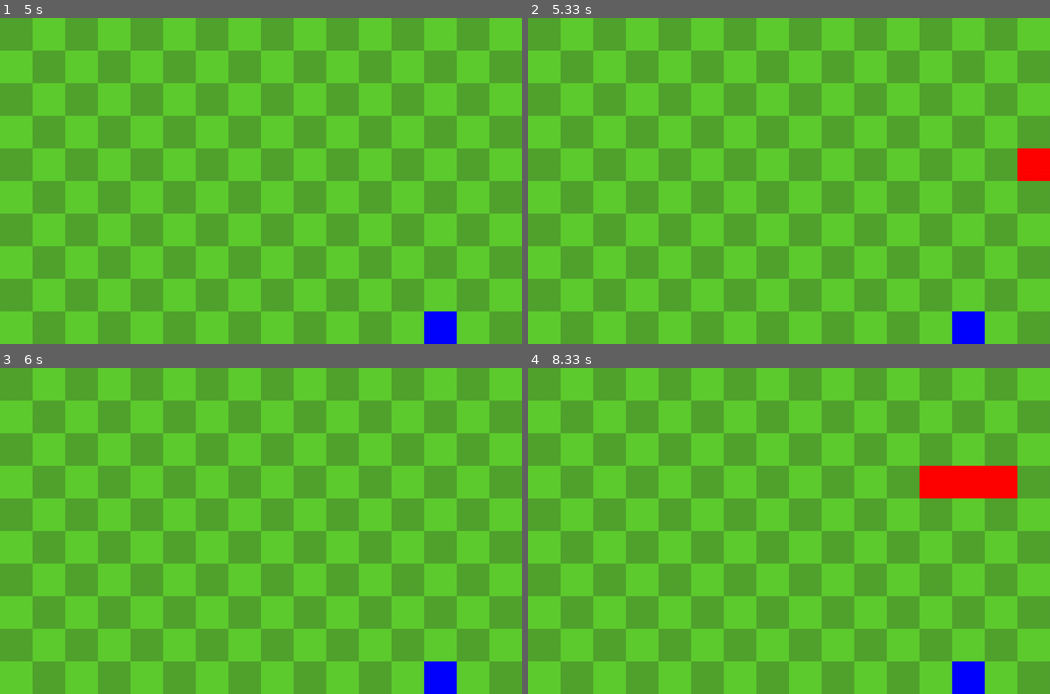
Above: before the commit, frames 1-4 (two rows, left to right).
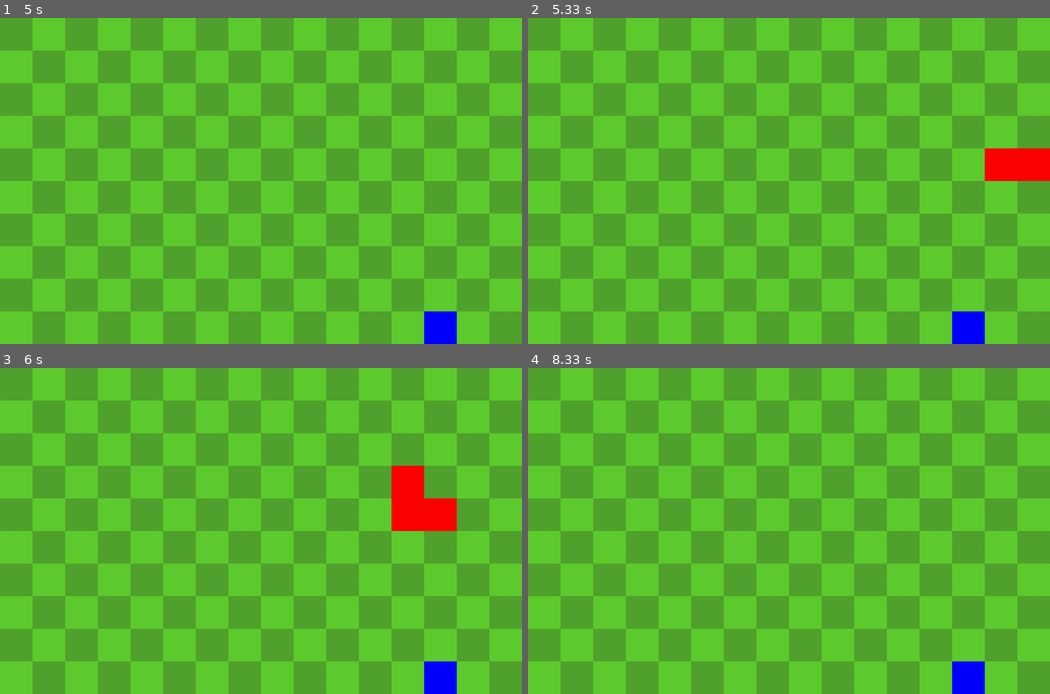
Above: after the commit, the same moments.

Repository: KizzleMcBizzle/Snake-pygame
Game: pygame game, started from code/main.py
Two runs of this game, one before a commit and one after it. Both use one fixed random seed, a clock stepped at 60 frames per second and the inputs below.
Inputs:
- Up to frame 1 (5 s): hold Right 0.33-0.8 s; hold Up 0.83-1.3 s; hold Right 1.33-1.8 s; hold Down 2.4-2.7 s; hold Left 2.73-3.13 s; hold Up 3.17-3.53 s; hold Right 3.57-4.2 s; hold Down 4.23-4.6 s; hold Left from 4.63 s (still down)
- Up to frame 2 (5.33 s): release Left at 5.1 s; hold Right from 5.13 s (still down)
- Up to frame 3 (6 s): release Right at 5.6 s; hold Up 5.63-5.93 s; hold Right from 5.97 s (still down)
- Up to frame 4 (8.33 s): release Right at 6.43 s; hold Left 6.47-7 s

Frame 1 is identical in both runs. In frame 2, 0.6% of the frame differs, in the area x 87-94%, y 39-50%; in frame 3, 1.9%; in frame 4, 1.9%, in the area x 75-94%, y 29-41%.

Commit message:
Updated movement of snake so it can't turn 180 degrees on itself

Diff:
--- a/code/main.py
+++ b/code/main.py
@@ -32,13 +32,13 @@
 
     def input(self):
         keys = pygame.key.get_pressed()
-        if keys[pygame.K_UP]:
+        if keys[pygame.K_UP] and self.snake.direction.y != 1:
             self.snake.direction = pygame.Vector2(0,-1)
-        if keys[pygame.K_DOWN]:
+        if keys[pygame.K_DOWN] and self.snake.direction.y != -1:
             self.snake.direction = pygame.Vector2(0,1)
-        if keys[pygame.K_LEFT]:
+        if keys[pygame.K_LEFT] and self.snake.direction.x != 1:
             self.snake.direction = pygame.Vector2(-1,0)
-        if keys[pygame.K_RIGHT]:
+        if keys[pygame.K_RIGHT] and self.snake.direction.x != -1:
             self.snake.direction = pygame.Vector2(1,0)
 
     def eat_apple(self):
